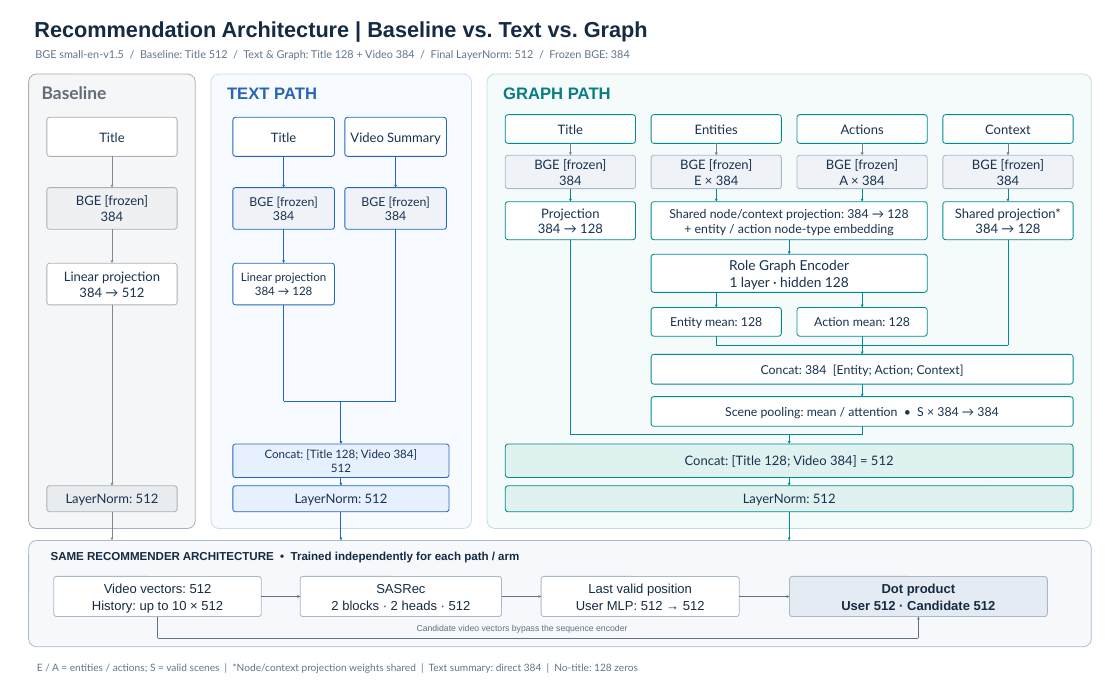
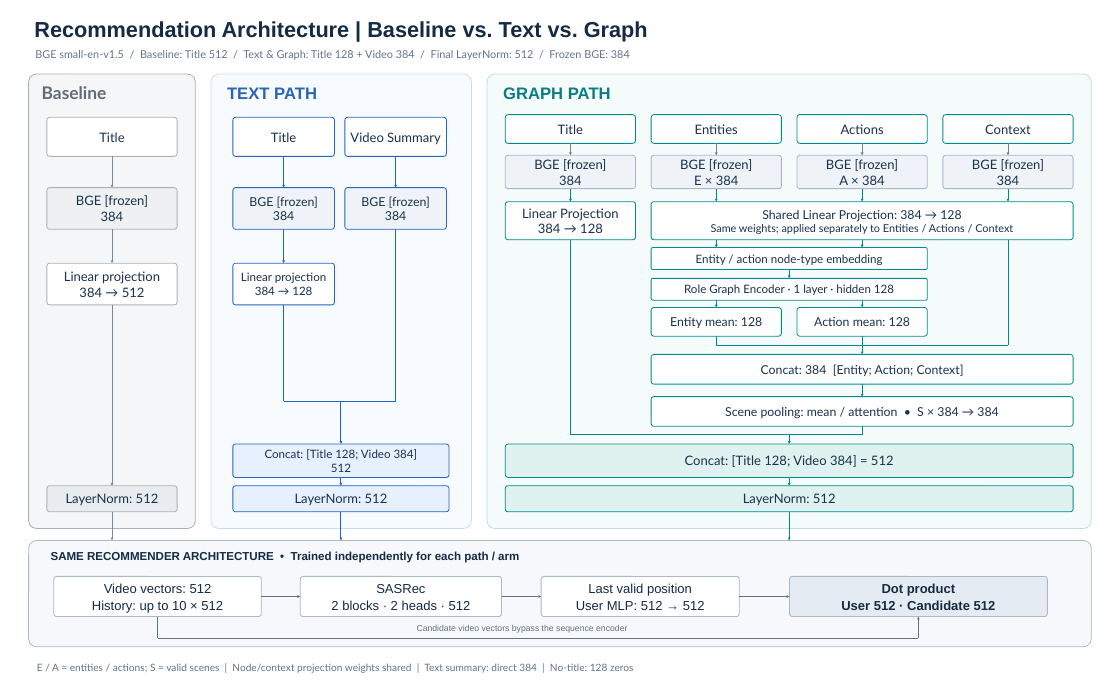
Before and after one commit to obeychoi0120/ViewingContextPipeline, a slide deck: slide 1 of docs/design/recsys_diagram_small.pptx. Drawn at 1120x688 pixels with LibreOffice and Linux fonts; fonts in the diff are those of the drawing. Boxes give left, top, right and bottom in pixels: in the first picture for what was removed or moved away, otherwise in the second. Text is boxed around its words. In the diff, an @@ line names an element or a change of style, - is before the commit and + after.

```diff
--- a/docs/design/recsys_diagram_small.pptx
+++ b/docs/design/recsys_diagram_small.pptx
@@ text in rounded rectangle at (x1=522, y1=208, x2=618, y2=221): text changed @@
-Projection
+Linear Projection
@@ rounded rectangle "Shared Linear Projection: 384 → ..." resized from (x1=651, y1=202, x2=927, y2=240) to (x1=651, y1=202, x2=1073, y2=240) @@
@@ rounded rectangle removed at (x1=943, y1=202, x2=1073, y2=240) @@
-Shared projection*
-384 → 128
@@ text in rounded rectangle at (x1=711, y1=210, x2=1013, y2=234): text changed; size 17 to 15 pt @@
-Shared node/context projection: 384 → 128
-+ entity / action node-type embedding
+Shared Linear Projection: 384 → 128
+Same weights; applied separately to Entities / Actions / Context
@@ rounded rectangle added at (x1=651, y1=247, x2=927, y2=269), fill #FFFFFF, outline #008B91 1.15 pt, 16 pt, text #19324F @@
+Entity / action node-type embedding
@@ arrow added from (716, 240) to (716, 247), #008B91 1.25 pt @@
@@ arrow moved from (789, 240) - (789, 254) to (789, 269) - (789, 278) @@
@@ arrow added from (862, 240) to (862, 247), #008B91 1.25 pt @@
@@ rounded rectangle "Role Graph Encoder · 1 ..." resized from (x1=651, y1=254, x2=927, y2=292) to (x1=651, y1=278, x2=927, y2=300) @@
@@ text in rounded rectangle at (x1=684, y1=284, x2=894, y2=295): text changed; size 19 to 16 pt @@
-Role Graph Encoder
-1 layer · hidden 128
+Role Graph Encoder · 1 layer · hidden 128
@@ arrow moved from (716, 292) - (716, 307) to (716, 300) - (716, 307) @@
@@ arrow moved from (862, 292) - (862, 307) to (862, 300) - (862, 307) @@
@@ text at (x1=37, y1=663, x2=633, y2=673): text changed @@
-E / A = entities / actions; S = valid scenes | *Node/context projection weights shared | Text summary: direct 384 | No-title: 128 zeros
+E / A = entities / actions; S = valid scenes | Node/context projection weights shared | Text summary: direct 384 | No-title: 128 zeros
```
Also in this commit, not shown: 5 other files.
